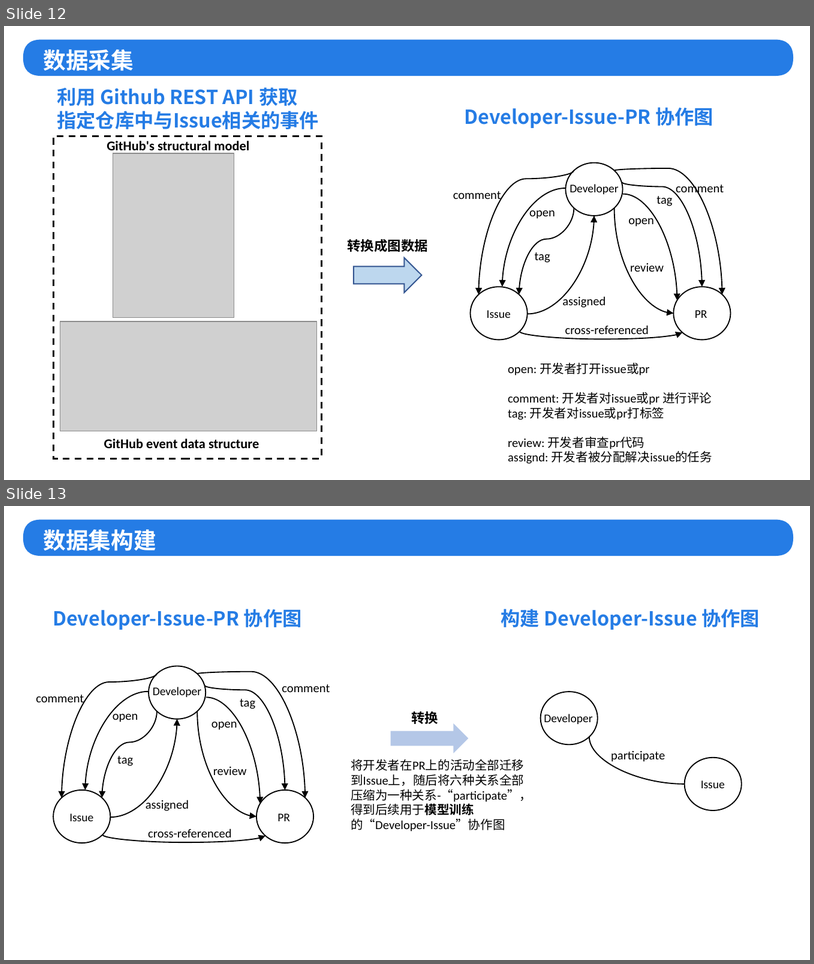
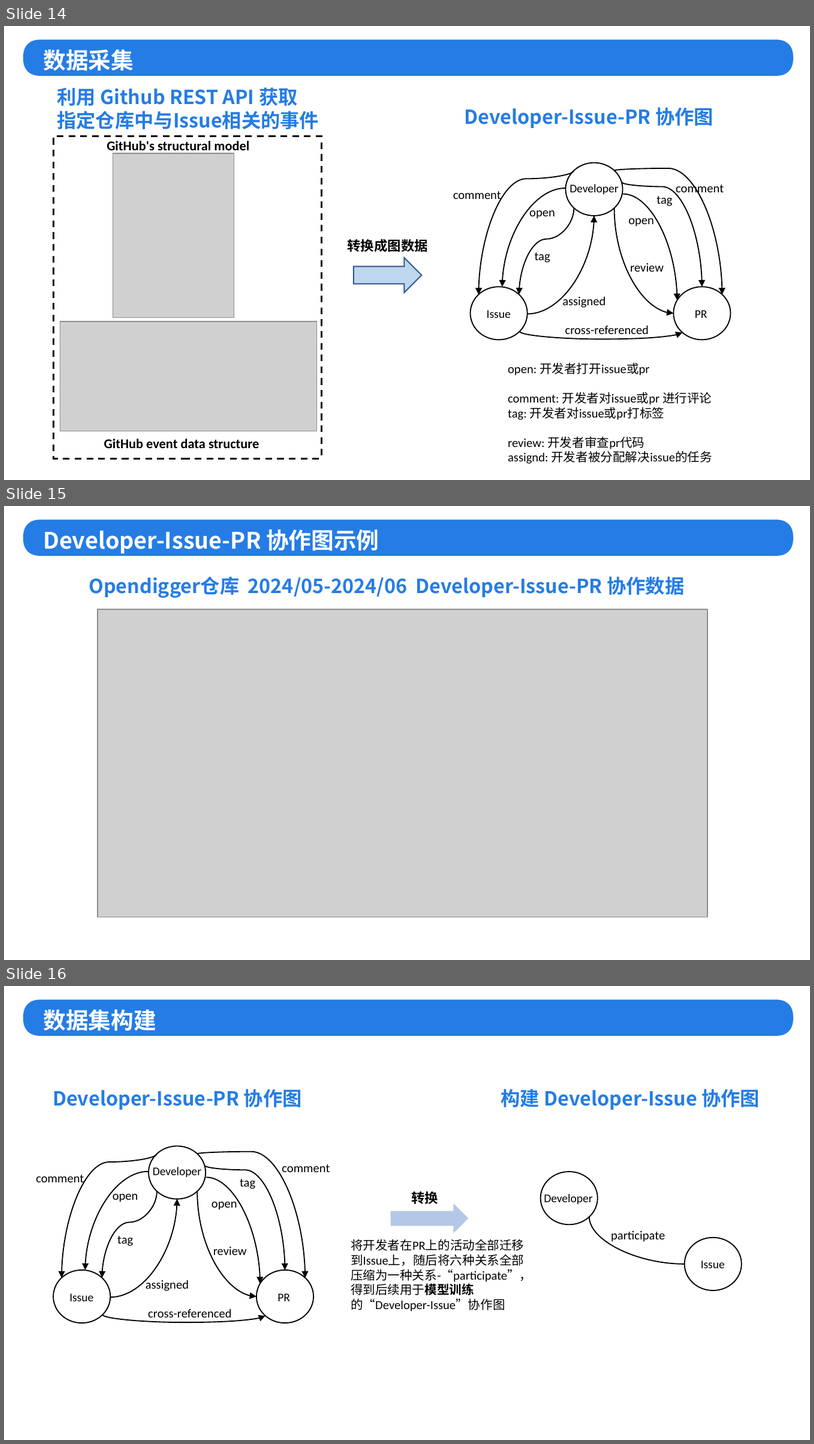
Before and after one commit to zhingoll/Issue-Assigner-BaaS, a slide deck: OpenRank杯初赛-灵配.pptx. Shown one above the other, each under a label of ours: slides 12 and 13 before the commit, slides 14, 15 and 16 after it. The pictures are 814x964 and 814x1444 pixels, drawn with LibreOffice and Linux fonts; fonts in the diff are those of the drawing; grey boxes stand for pictures; background and template pictures are left out. Boxes give left, top, right and bottom in pixels: in the first picture for what was removed or moved away, otherwise in the second. Text is boxed around its words. In the diff, an @@ line names an element or a change of style, - is before the commit and + after.

```diff
--- a/OpenRank杯初赛-灵配.pptx
+++ b/OpenRank杯初赛-灵配.pptx
@@ slide 15 added at (4,506,810,960), background picture (left out) @@
@@ freeform shape added at (23,520,794,556), fill #257CE5 @@
@@ text added at (43,529,379,553), 20.2 pt, text #FFFFFF, bold @@
+Developer-Issue-PR 协作图示例
@@ text added at (89,576,684,598), 17.3 pt, text #257CE5, bold @@
+Opendigger仓库 2024/05-2024/06 Developer-Issue-PR 协作数据
@@ picture added at (98,609,708,916) @@
@@ what was slide 12 is now slide 14 @@
@@ what was slide 13 is now slide 16 @@
```
Also in this commit, not shown: 4 slides changed, 2 other slides added.
